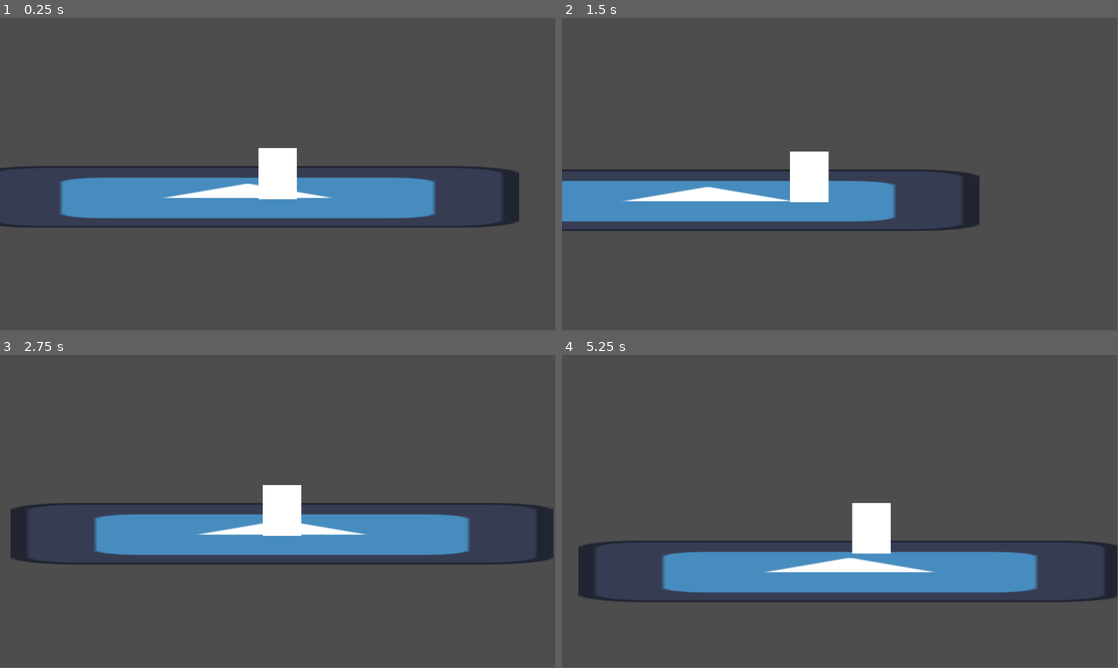
Above: before the commit, frames 1-4 (two rows, left to right).
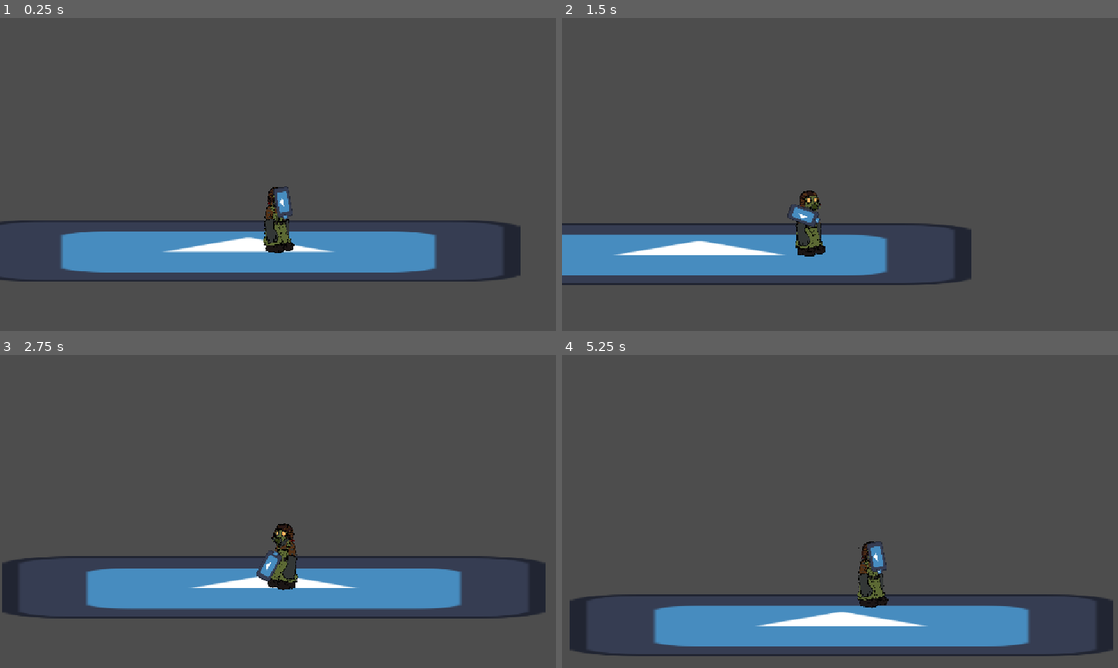
Above: after the commit, the same moments.

Repository: Jqmmy/Jam-game
Game: Godot game, scene res://Scenes/main.tscn
Same seed, same stepped clock (60 frames per second), same inputs: the game is played once before the commit and once after it. The project has no main scene, so this scene is started directly. The engine's default icon, where the game draws it, is replaced by a stand-in: a white triangle on a blue panel in a dark square.
Inputs (mouse positions are in pixels of both pictures, inside the frame that each line leads up to):
- Up to frame 1 (0.25 s): no input
- Up to frame 2 (1.5 s): tap Enter (ui_accept) at 0.5, 0.77 s; move the mouse to (962, 158) at 0.52 s; press the mouse at (962, 158) at 0.53 s; hold D (right) from 0.53 s (still down); move the mouse to (728, 190) at 1.27 s; release the mouse at (728, 190) at 1.28 s; click (728, 190) at 1.35 s
- Up to frame 3 (2.75 s): tap Enter (ui_accept) at 1.52 s; move the mouse to (333, 442) at 2.02 s; release D (right) at 2.03 s; press the mouse at (333, 442) at 2.03 s; hold A (left) from 2.03 s (still down)
- Up to frame 4 (5.25 s): move the mouse to (812, 574) at 2.77 s; release A (left) at 2.78 s; release the mouse at (812, 574) at 2.78 s; hold D (right) 2.78-4.28 s; click (812, 574) at 2.85 s; tap Enter (ui_accept) at 3.02, 3.77, 4.52 s; move the mouse to (1006, 558) at 3.52 s; press the mouse at (1006, 558) at 3.53 s; move the mouse to (673, 464) at 4.27 s; release the mouse at (673, 464) at 4.28 s; hold A (left) 4.28-5.03 s; click (673, 464) at 4.35 s; move the mouse to (867, 511) at 5.02 s; press the mouse at (867, 511) at 5.03 s; hold D (right) from 5.03 s (still down)
In our replay, the window is 799x449 before the commit and 800x450 after it. These sizes can differ from the game's own. Grey fills any space a smaller window leaves; there, only what the larger window draws over its background counts as a difference.

The runs differ from the first frame. In frame 1, 21% of the frame differs, in the area x 0-94%, y 41-85%; in frame 2, 19%; in frame 3, 23%; in frame 4, 23%, in the area x 1-100%, y 47-97%.

Commit message:
started to change the weapon to look at the mouse pos

Diff:
--- a/Prefabs/Player stuff/player.tscn
+++ b/Prefabs/Player stuff/player.tscn
@@ -1,33 +1,44 @@
-[gd_scene load_steps=5 format=3 uid="uid://jc1p0uslb4co"]
+[gd_scene load_steps=6 format=3 uid="uid://jc1p0uslb4co"]
 
 [ext_resource type="Script" uid="uid://dejecgscw78vv" path="res://Scripts/player.gd" id="1_h8clt"]
-[ext_resource type="PackedScene" uid="uid://dvuics1pjx4jw" path="res://Prefabs/weapons/template/temp weapon.tscn" id="2_sgdqr"]
+[ext_resource type="Texture2D" uid="uid://6n3koaaaegfk" path="res://Assets/placeholder_sprite.png" id="2_nc2p3"]
+[ext_resource type="PackedScene" uid="uid://dn1m0noksaind" path="res://Prefabs/weapons/shotgun.tscn" id="2_sgdqr"]
+[ext_resource type="Texture2D" uid="uid://b4a1h4wxn032s" path="res://icon.svg" id="3_v8br1"]
 
-[sub_resource type="RectangleShape2D" id="RectangleShape2D_sgdqr"]
-size = Vector2(75, 100)
-
-[sub_resource type="QuadMesh" id="QuadMesh_v8br1"]
-size = Vector2(17.255, 1)
+[sub_resource type="CapsuleShape2D" id="CapsuleShape2D_vx084"]
+radius = 19.0
+height = 130.0
 
 [node name="Player" type="CharacterBody2D"]
 script = ExtResource("1_h8clt")
 
 [node name="camera" type="Camera2D" parent="."]
 unique_name_in_owner = true
-position = Vector2(0, -50)
+position = Vector2(0, -160)
+
+[node name="Sprite2D" type="Sprite2D" parent="."]
+position = Vector2(0, -67.98)
+scale = Vector2(0.025, 0.025)
+texture = ExtResource("2_nc2p3")
 
 [node name="CollisionShape2D" type="CollisionShape2D" parent="."]
-position = Vector2(0, -50)
-shape = SubResource("RectangleShape2D_sgdqr")
-
-[node name="MeshInstance2D" type="MeshInstance2D" parent="."]
-position = Vector2(0, -52.375)
-scale = Vector2(4.63634, 105.25)
-mesh = SubResource("QuadMesh_v8br1")
+position = Vector2(0, -65)
+shape = SubResource("CapsuleShape2D_vx084")
 
 [node name="hands" type="Node2D" parent="."]
 unique_name_in_owner = true
-position = Vector2(40, -55)
+position = Vector2(15, -74)
 
-[node name="Shotgun" parent="hands" instance=ExtResource("2_sgdqr")]
-position = Vector2(-18, 2)
+[node name="shotgun" parent="hands" instance=ExtResource("2_sgdqr")]
+
+[node name="Skeleton2D" type="Skeleton2D" parent="."]
+visible = false
+
+[node name="Bone2D" type="Bone2D" parent="Skeleton2D"]
+rest = Transform2D(50, 50, 0.09, 0.15, 0, 0)
+
+[node name="Sprite2D" type="Sprite2D" parent="Skeleton2D/Bone2D"]
+scale = Vector2(0.3125, 0.140625)
+texture = ExtResource("3_v8br1")
+
+[node name="AnimationPlayer" type="AnimationPlayer" parent="."]
--- /dev/null
+++ b/Prefabs/weapons/shotgun.tscn
@@ -0,0 +1,30 @@
+[gd_scene load_steps=5 format=3 uid="uid://dn1m0noksaind"]
+
+[ext_resource type="PackedScene" uid="uid://dvuics1pjx4jw" path="res://Prefabs/weapons/template/temp weapon.tscn" id="1_xwnwy"]
+[ext_resource type="Script" uid="uid://cnhy1qo266bra" path="res://Scripts/shotgun.gd" id="2_sj4bd"]
+[ext_resource type="Texture2D" uid="uid://b4a1h4wxn032s" path="res://icon.svg" id="3_jntsu"]
+
+[sub_resource type="RectangleShape2D" id="RectangleShape2D_fboy1"]
+size = Vector2(300, 35.355)
+
+[node name="shotgun" instance=ExtResource("1_xwnwy")]
+script = ExtResource("2_sj4bd")
+weapon_name = "Shotgun"
+description = "Close range weapon that deals huge damage. Deals less damage the more enemies that are in range."
+damage = 50
+player_width = 60.0
+
+[node name="Area2D" type="Area2D" parent="." index="0"]
+
+[node name="CollisionShape2D" type="CollisionShape2D" parent="Area2D" index="0"]
+position = Vector2(180, 0)
+shape = SubResource("RectangleShape2D_fboy1")
+
+[node name="Sprite2D" parent="." index="1"]
+scale = Vector2(0.482848, 0.25)
+texture = ExtResource("3_jntsu")
+offset = Vector2(64.59, 0)
+
+[node name="Sprite2D2" type="Sprite2D" parent="." index="2"]
+scale = Vector2(0.078125, 0.09375)
+texture = ExtResource("3_jntsu")
--- a/Scripts/Weapon.gd
+++ b/Scripts/Weapon.gd
@@ -4,11 +4,12 @@
 @export var weapon_name:String
 @export_multiline var description:String
 @export var damage:int = 10
-@export var weapon_flip_offset:float
+@export var player_width:float
 @export var sprite2d:Sprite2D
 
 
-var hand_resting_pos:Vector2
+var hands_resting_pos:Vector2
+var hands
 enum directions {
 	LEFT,
 	RIGHT
@@ -19,7 +20,8 @@
 
 # Called when the node enters the scene tree for the first time.
 func _enter_tree() -> void:
-	hand_resting_pos = get_parent().position
+	hands_resting_pos = get_parent().position
+	hands = get_parent()
 
 func _input(_event: InputEvent) -> void:
 	if !Engine.is_editor_hint():
@@ -30,6 +32,9 @@
 
 func flip_weapon(direction:directions):
 	if direction == directions.LEFT:
-		position.x = -weapon_flip_offset
+		hands.position.x = -hands_resting_pos.x
+		sprite2d.flip_h = true
+		sprite2d.position.x = 0
 	elif direction == directions.RIGHT:
-		position.x = 0
+		hands.position.x = hands_resting_pos.x
+		sprite2d.flip_h = false
--- a/Scripts/player.gd
+++ b/Scripts/player.gd
@@ -2,15 +2,16 @@
 
 @onready var camera: Camera2D = %camera
 @onready var hands: Node2D = %hands
+@onready var sprite_2d: Sprite2D = $Sprite2D
 
 var health:int = 100
 
 var SPEED = 300.0
 var JUMP_VELOCITY = -400.0
 var camera_move_offset:float = 75
-var camera_move_offset_up:float = 90
+var camera_move_offset_up:float = 200
 var resting_hands_pos:Vector2
-
+var look_direction:int = 1
 var current_weapon:Weapon
 var weapon_holster:Dictionary = {
 
@@ -21,13 +22,18 @@
 	current_weapon = hands.get_child(0)
 
 func _physics_process(delta: float) -> void:
+	if look_direction > 0:
+		hands.look_at(get_global_mouse_position())
+	else:
+		hands.look_at(get_global_mouse_position())
+
 	var tween = get_tree().create_tween()
 	if not is_on_floor():
 		velocity += get_gravity() * delta
 
 		tween.tween_property(camera,"position:y", -camera_move_offset_up, 0.5)
 	else:
-		tween.tween_property(camera,"position:y", -50, 0.2)
+		tween.tween_property(camera,"position:y", -160, 0.2)
 
 	# Handle jump.
 	if Input.is_action_just_pressed("ui_accept") and is_on_floor():
@@ -42,9 +48,13 @@
 		if direction > 0:
 			tween.tween_property(camera,"position:x", camera_move_offset, 0.5)
 			current_weapon.flip_weapon(current_weapon.directions.RIGHT)
+			sprite_2d.flip_h = false
+			look_direction = 1
 		else:
 			tween.tween_property(camera,"position:x", -camera_move_offset, 0.5)
 			current_weapon.flip_weapon(current_weapon.directions.LEFT)
+			sprite_2d.flip_h = true
+			look_direction = -1
 	else:
 		velocity.x = move_toward(velocity.x, 0, SPEED)
 
--- a/Scripts/shotgun.gd
+++ b/Scripts/shotgun.gd
@@ -1,23 +1,27 @@
 extends Weapon
 
 @onready var area_2d: Area2D = $Area2D
+@onready var sprite_2d: Sprite2D = $Sprite2D
 
 # Called when the node enters the scene tree for the first time.
 func _ready() -> void:
-	pass
+	used_weapon.connect(on_use_weapon)
 
 # Called every frame. 'delta' is the elapsed time since the previous frame.
 func _process(delta: float) -> void:
-	pass
+	if sprite_2d.flip_h == true:
+		area_2d.position.x = - 350
+		sprite_2d.position.x = -60
+	else:
+		area_2d.position.x = 0
+		sprite_2d.position.x = 0
 
-func _input(event: InputEvent) -> void:
-	if Input.is_action_just_pressed("use weapon") and area_2d.get_overlapping_bodies().size() > 0:
+func on_use_weapon():
+	var enemies_shot:int = 0
+	for enemy in area_2d.get_overlapping_bodies():
+		if enemy.is_in_group("enemy"):
+			enemies_shot += 1
 
-		var enemies_shot:int
-		for enemy in area_2d.get_overlapping_bodies():
-			if enemy.is_in_group("enemy"):
-				enemies_shot += 1
-
-		for enemy in area_2d.get_overlapping_bodies():
-			if enemy.is_in_group("enemy"):
-				enemy.health -= damage / enemies_shot
+	for enemy in area_2d.get_overlapping_bodies():
+		if enemy.is_in_group("enemy"):
+			enemy.health -= damage / enemies_shot
--- a/project.godot
+++ b/project.godot
@@ -10,9 +10,14 @@
 
 [application]
 
-config/name="New Game Project"
+config/name="Project Shelter"
 config/features=PackedStringArray("4.4", "Forward Plus")
 config/icon="res://icon.svg"
+
+[display]
+
+window/stretch/mode="canvas_items"
+window/stretch/aspect="expand"
 
 [global_group]
 
Binary file added: Assets/placeholder_sprite.png
Not shown, added: Assets/placeholder_sprite.png.import
